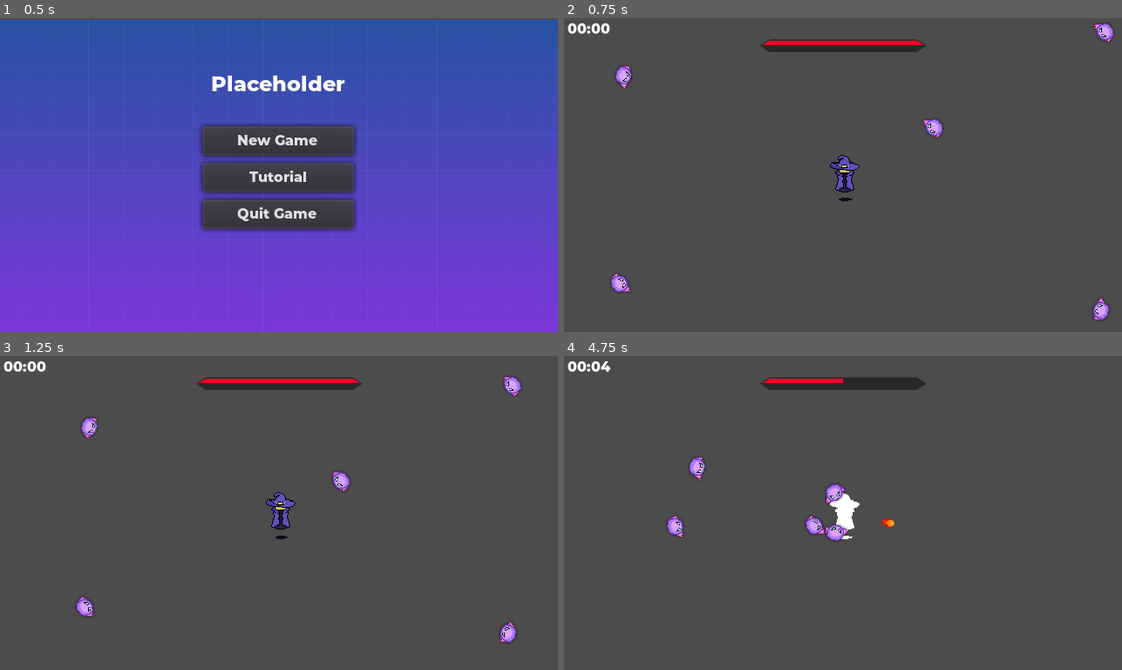
Above: before the commit, frames 1-4 (two rows, left to right).
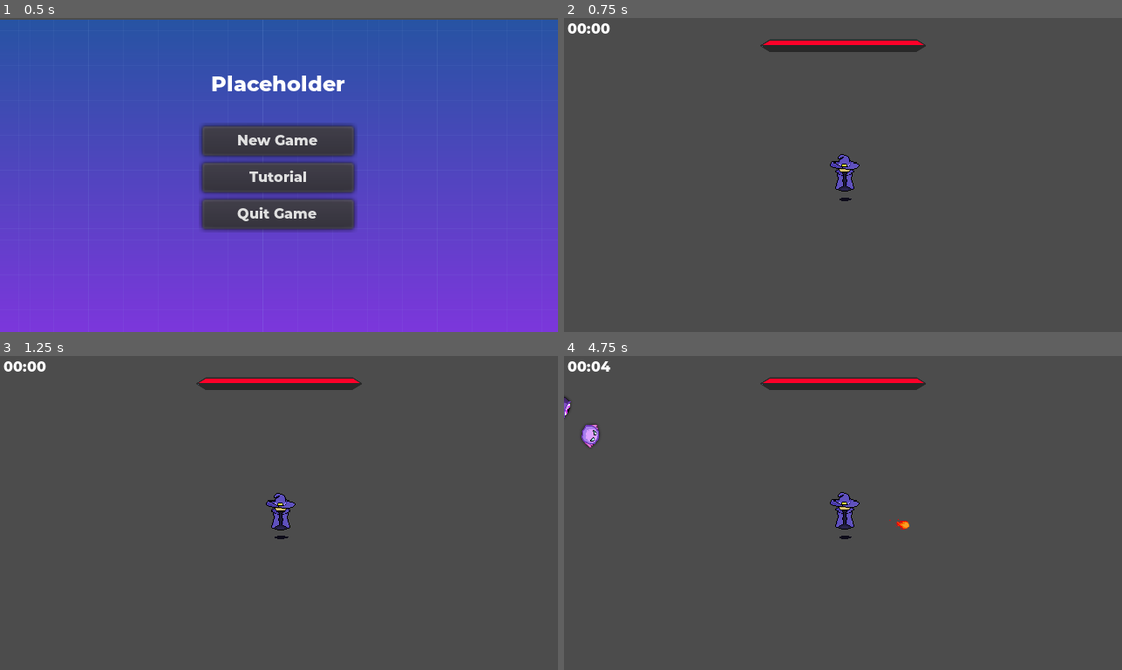
Above: after the commit, the same moments.

Repository: emsidhu/Endless-Survival
Game: Godot game, scene res://Menus/MainMenu.tscn
Same seed, same stepped clock (60 frames per second), same inputs: the game is played once before the commit and once after it. Sound files missing from this copy of the repository are replaced by a short silence.
Inputs (mouse positions are in pixels of both pictures, inside the frame that each line leads up to):
- Up to frame 1 (0.5 s): no input
- Up to frame 2 (0.75 s): click "New Game" at 0.5 s
- Up to frame 3 (1.25 s): no input
- Up to frame 4 (4.75 s): move the mouse to (965, 497) at 1.27 s; hold Right (ui_right) 1.28-2.03 s; move the mouse to (731, 528) at 2.02 s; hold Down (ui_down) 2.03-2.78 s; move the mouse to (898, 443) at 2.77 s; hold Right (ui_right) 2.78-3.53 s; move the mouse to (815, 575) at 3.52 s; hold Up (ui_up) 3.53-4.28 s; move the mouse to (1010, 560) at 4.27 s; hold Left (ui_left) from 4.28 s (still down)

Frame 1 is identical in both runs. In frame 2, 0.9% of the frame differs, in the area x 8-99%, y 1-97%; in frame 3, 0.9%; in frame 4, 1.6%, in the area x 0-65%, y 7-59%.

Commit message:
Created a new enemy and made enemies spawn over time

Diff:
--- /dev/null
+++ b/Enemies/AllEnemies.gd
@@ -0,0 +1,12 @@
+extends Node
+
+const Fuzzy = preload("res://Enemies/Fuzzy.tscn")
+const Eye = preload("res://Enemies/Eye.tscn")
+
+#List of possible enemies to spawn
+var enemy_list = [Eye, Eye, Eye, Eye, Fuzzy]
+
+func get_enemy():
+	#picks one enemy out of enemy_list
+	var choice = enemy_list[randi() % enemy_list.size()]
+	return choice
--- /dev/null
+++ b/Enemies/AllEnemies.tscn
@@ -0,0 +1,6 @@
+[gd_scene load_steps=2 format=2]
+
+[ext_resource path="res://Enemies/AllEnemies.gd" type="Script" id=1]
+
+[node name="AllEnemies" type="Node"]
+script = ExtResource( 1 )
--- a/Enemies/Fuzzy.gd
+++ b/Enemies/Enemy.gd
@@ -6,7 +6,7 @@
 export var xp = 500
 export var damage = 100
 export var health = 100
-export var MAX_SPEED = 50.0
+export var MAX_SPEED = 20.0
 export var ACCELERATION = 500
 export var FRICTION = 500
 export var SOFTPOWER = 1000
@@ -34,6 +34,9 @@
 
 	velocity = move_and_slide(velocity)
 
+	if position.distance_to(player.position) > 1000:
+		queue_free()
+
 	if health <= 0:
 		die()
 
--- /dev/null
+++ b/Enemies/Eye.tscn
@@ -0,0 +1,61 @@
+[gd_scene load_steps=11 format=2]
+
+[ext_resource path="res://Enemies/Sprites/Eye/monster_01_B_walk_01.png" type="Texture" id=1]
+[ext_resource path="res://Enemies/Sprites/Eye/monster_01_B_walk_02.png" type="Texture" id=2]
+[ext_resource path="res://Enemies/Enemy.gd" type="Script" id=3]
+[ext_resource path="res://Hit-Hurtboxes/Hitbox.tscn" type="PackedScene" id=4]
+[ext_resource path="res://Hit-Hurtboxes/Soft Collision.tscn" type="PackedScene" id=5]
+[ext_resource path="res://Hit-Hurtboxes/Hurtbox.tscn" type="PackedScene" id=6]
+
+[sub_resource type="SpriteFrames" id=1]
+animations = [ {
+"frames": [ ExtResource( 1 ), ExtResource( 2 ) ],
+"loop": true,
+"name": "default",
+"speed": 3.0
+} ]
+
+[sub_resource type="CircleShape2D" id=2]
+radius = 6.0
+
+[sub_resource type="CircleShape2D" id=3]
+radius = 6.0
+
+[sub_resource type="CircleShape2D" id=4]
+radius = 6.0
+
+[node name="Eye" type="KinematicBody2D"]
+script = ExtResource( 3 )
+SOFTPOWER = 800
+
+[node name="AnimatedSprite" type="AnimatedSprite" parent="."]
+rotation = 1.5708
+scale = Vector2( 0.1, 0.1 )
+frames = SubResource( 1 )
+
+[node name="Hitbox" parent="." instance=ExtResource( 4 )]
+collision_layer = 64
+collision_mask = 32
+
+[node name="CollisionShape2D" parent="Hitbox" index="0"]
+shape = SubResource( 2 )
+
+[node name="Hurtbox" parent="." instance=ExtResource( 6 )]
+collision_layer = 16
+collision_mask = 8
+
+[node name="CollisionShape2D" parent="Hurtbox" index="0"]
+shape = SubResource( 3 )
+
+[node name="SoftCollision" parent="." instance=ExtResource( 5 )]
+collision_layer = 128
+collision_mask = 128
+
+[node name="CollisionShape2D" parent="SoftCollision" index="0"]
+shape = SubResource( 4 )
+
+[connection signal="area_entered" from="Hurtbox" to="." method="_on_Hurtbox_area_entered"]
+
+[editable path="Hitbox"]
+[editable path="Hurtbox"]
+[editable path="SoftCollision"]
--- a/Enemies/Fuzzy.tscn
+++ b/Enemies/Fuzzy.tscn
@@ -4,7 +4,7 @@
 [ext_resource path="res://Enemies/Sprites/Fuzzy/monster_01_A_walk_03.png" type="Texture" id=2]
 [ext_resource path="res://Enemies/Sprites/Fuzzy/monster_01_A_walk_02.png" type="Texture" id=3]
 [ext_resource path="res://Enemies/Sprites/Fuzzy/monster_01_A_walk_04.png" type="Texture" id=4]
-[ext_resource path="res://Enemies/Fuzzy.gd" type="Script" id=5]
+[ext_resource path="res://Enemies/Enemy.gd" type="Script" id=5]
 [ext_resource path="res://Hit-Hurtboxes/Hitbox.tscn" type="PackedScene" id=6]
 [ext_resource path="res://Hit-Hurtboxes/Soft Collision.tscn" type="PackedScene" id=7]
 [ext_resource path="res://Hit-Hurtboxes/Hurtbox.tscn" type="PackedScene" id=8]
@@ -18,27 +18,27 @@
 } ]
 
 [sub_resource type="CircleShape2D" id=4]
-radius = 16.1245
+radius = 5.0
 
 [sub_resource type="CircleShape2D" id=3]
-radius = 17.1172
+radius = 4.12311
 
 [sub_resource type="CircleShape2D" id=2]
-radius = 16.0
+radius = 5.09902
 
 [node name="Fuzzy" type="KinematicBody2D"]
-scale = Vector2( 0.3, 0.3 )
 script = ExtResource( 5 )
-MAX_SPEED = 37.5
+MAX_SPEED = 50.0
+SOFTPOWER = 800
 
 [node name="AnimatedSprite" type="AnimatedSprite" parent="."]
 rotation = 1.5708
-scale = Vector2( 0.3, 0.3 )
+scale = Vector2( 0.1, 0.1 )
 frames = SubResource( 1 )
+frame = 3
 playing = true
 
 [node name="Hitbox" parent="." instance=ExtResource( 6 )]
-visible = false
 collision_layer = 64
 collision_mask = 32
 
@@ -46,7 +46,6 @@
 shape = SubResource( 4 )
 
 [node name="Hurtbox" parent="." instance=ExtResource( 8 )]
-visible = false
 collision_layer = 16
 collision_mask = 8
 
@@ -54,7 +53,6 @@
 shape = SubResource( 3 )
 
 [node name="SoftCollision" parent="." instance=ExtResource( 7 )]
-visible = false
 collision_layer = 128
 collision_mask = 128
 
--- a/World.gd
+++ b/World.gd
@@ -1,7 +1,25 @@
 extends Node2D
 
 onready var timer = $Timer
+onready var player = $YSort/Player
+onready var ySort = $YSort
+
+export var spawn_time = 1
+export var spawn_amount = 1
 
 
 func _on_Timer_timeout():
-	pass # Replace with function body.
+	var rand_pos = Vector2(0,0)
+	var i = 0
+	while (i < spawn_amount):
+		while (rand_pos.distance_to(player.position) > get_viewport().size.x / 2):
+			var x = rand_range(player.position.x - 50 - (get_viewport().size.x / 2), player.position.x + 50 + (get_viewport().size.x / 2))
+			var y = rand_range(player.position.y - 50 - (get_viewport().size.y / 2), player.position.y + 50 + (get_viewport().size.y / 2))
+			rand_pos = Vector2(x,y)
+
+		var enemy = AllEnemies.get_enemy().instance()
+		enemy.position = rand_pos
+		add_child(enemy)
+		i += 1
+
+	timer.start(spawn_time)
--- a/World.tscn
+++ b/World.tscn
@@ -1,36 +1,11 @@
-[gd_scene load_steps=5 format=2]
+[gd_scene load_steps=4 format=2]
 
 [ext_resource path="res://Player/Player.tscn" type="PackedScene" id=1]
 [ext_resource path="res://UI/PlayerUI.tscn" type="PackedScene" id=2]
-[ext_resource path="res://Enemies/Fuzzy.tscn" type="PackedScene" id=3]
 [ext_resource path="res://World.gd" type="Script" id=4]
 
 [node name="World" type="Node2D"]
 script = ExtResource( 4 )
-
-[node name="Player" parent="." instance=ExtResource( 1 )]
-position = Vector2( 160, 89 )
-
-[node name="AnimatedSprite" parent="Player" index="0"]
-frame = 3
-
-[node name="RemoteTransform2D" parent="Player" index="5"]
-remote_path = NodePath("../../Camera2D")
-
-[node name="Fuzzy" parent="." instance=ExtResource( 3 )]
-position = Vector2( 27, 154 )
-
-[node name="Fuzzy2" parent="." instance=ExtResource( 3 )]
-position = Vector2( 315, 4 )
-
-[node name="Fuzzy3" parent="." instance=ExtResource( 3 )]
-position = Vector2( 217, 59 )
-
-[node name="Fuzzy4" parent="." instance=ExtResource( 3 )]
-position = Vector2( 29, 30 )
-
-[node name="Fuzzy5" parent="." instance=ExtResource( 3 )]
-position = Vector2( 313, 169 )
 
 [node name="Camera2D" type="Camera2D" parent="."]
 position = Vector2( 160, 89 )
@@ -45,8 +20,19 @@
 [node name="Timer" type="Timer" parent="."]
 autostart = true
 
+[node name="YSort" type="YSort" parent="."]
+
+[node name="Player" parent="YSort" instance=ExtResource( 1 )]
+position = Vector2( 160, 89 )
+
+[node name="AnimatedSprite" parent="YSort/Player" index="0"]
+frame = 2
+
+[node name="RemoteTransform2D" parent="YSort/Player" index="5"]
+remote_path = NodePath("../../../Camera2D")
+
 [connection signal="timeout" from="Timer" to="." method="_on_Timer_timeout"]
 
-[editable path="Player"]
-[editable path="Player/Hurtbox"]
-[editable path="Player/SoftCollision"]
+[editable path="YSort/Player"]
+[editable path="YSort/Player/Hurtbox"]
+[editable path="YSort/Player/SoftCollision"]
--- a/project.godot
+++ b/project.godot
@@ -18,6 +18,7 @@
 
 Globals="*res://Globals.tscn"
 PlayerStats="*res://Player/PlayerStats.tscn"
+AllEnemies="*res://Enemies/AllEnemies.tscn"
 
 [display]
 
Binary file added: Enemies/Sprites/Eye/monster_01_B_walk_01.png
Not shown, added: Enemies/Sprites/Eye/monster_01_B_walk_01.png.import
Binary file added: Enemies/Sprites/Eye/monster_01_B_walk_02.png
Not shown, added: Enemies/Sprites/Eye/monster_01_B_walk_02.png.import
